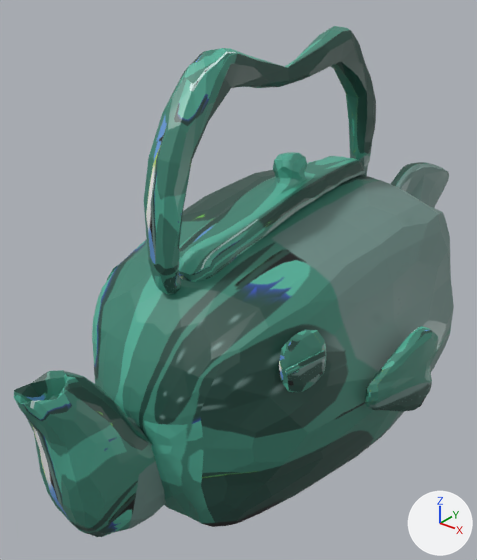
One commit to the OBJ model Resources/3d/Teapot/Teapot.obj: the scene before it, then after it.
Before and after are seen from a 50 mm camera at (5.26, -7.72, 7.19) aimed at (-0.68, -0.3, 2.59). The axes (+X, +Y, +Z) are drawn at lower right. The lights are the same throughout. Where no turn or scale is listed for an object, it has been applied to the vertices.
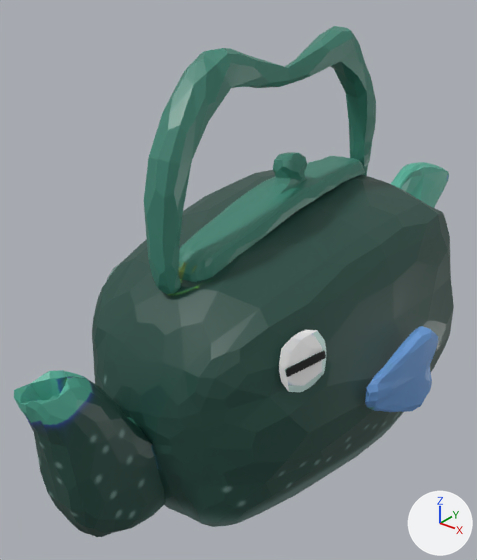
Patch to the scene script:
```diff
--- a/Resources/3d/Teapot/Teapot.obj.py
+++ b/Resources/3d/Teapot/Teapot.obj.py
@@ me_cube @@
 me_cube.from_pydata(...)  # 2936 vertices, 2916 faces; spans x -2.54..2.51, y -4.77..5.72, z -0.35..6.32
 # used by ob_cube; location = (0.0, 0.0, 0.0)
+# me_cube part 1
+# 12 faces are deleted
+# 26 vertices move from x 2.16..2.42, y -0.88..-0.18, z 1.4..2.7 to x 2.18..2.41, y -0.89..-0.2, z 1.4..2.7
+# 12 new faces join them
+# me_cube part 2: 2903 kept faces spanning x -2.54..2.51, y -4.77..5.72, z -0.35..6.32 get new texture (UV) coordinates
 me_cube.materials.append(mat_material)
```

Boxes (x1, y1, x2, y2) around the edits, measured in the pictures (477 x 560 px; the box of a moved part takes in the faces that stretch with it):
part 1 of me_cube, moved or reshaped: (372, 326, 432, 412) in both
part 2 of me_cube, surface changed: (14, 28, 454, 535) in both
